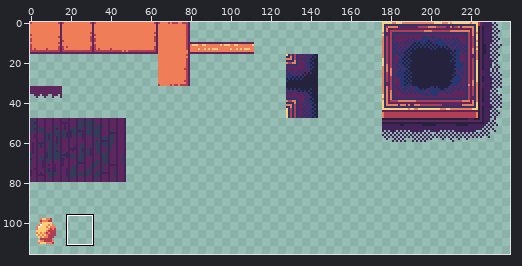
File history of a pixel-art file, res/atlas/world.aseprite. Above: a wide view before the commit, with the close-up outlined.
Close-up. As it was:
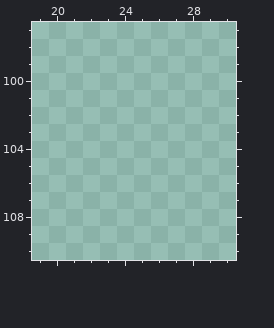
256x256 pixels, 1 frame. Shown: x 19..30, y 97..110. The wide view leaves out empty margins. The commit also changed other parts of the picture, which this record leaves out.
The result:
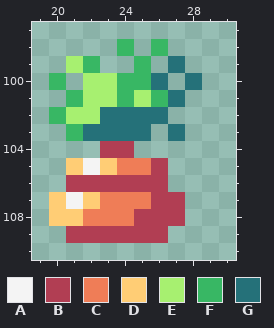
Palette (. is transparent): A #f4f4f4  B #b13e53  C #ef7d57  D #ffcd75  E #a7f070  F #38b764  G #257179
Changes in this commit:
@@ x 19..30 @@
  97 ............
- 98 ............
- 99 ............
-100 ............
-101 ............
-102 ............
-103 ............
-104 ............
-105 ............
-106 ............
-107 ............
-108 ............
-109 ............
+ 98 .....F.F....
+ 99 ..EF..F.G...
+100 .F.EEFFG.G..
+101 ..FEEFEFG...
+102 .FEEGGGG....
+103 ..FGGGG.G...
+104 ....BB......
+105 ..DADCCB....
+106 ..BBBBBB....
+107 .DADCCCBB...
+108 .DDCCCBBB...
+109 ..BBBBBB....
 110 ............
Boxes around the changes in both close-ups, in picture pixels (x1, y1, x2, y2):
added: (49, 39, 202, 243)
